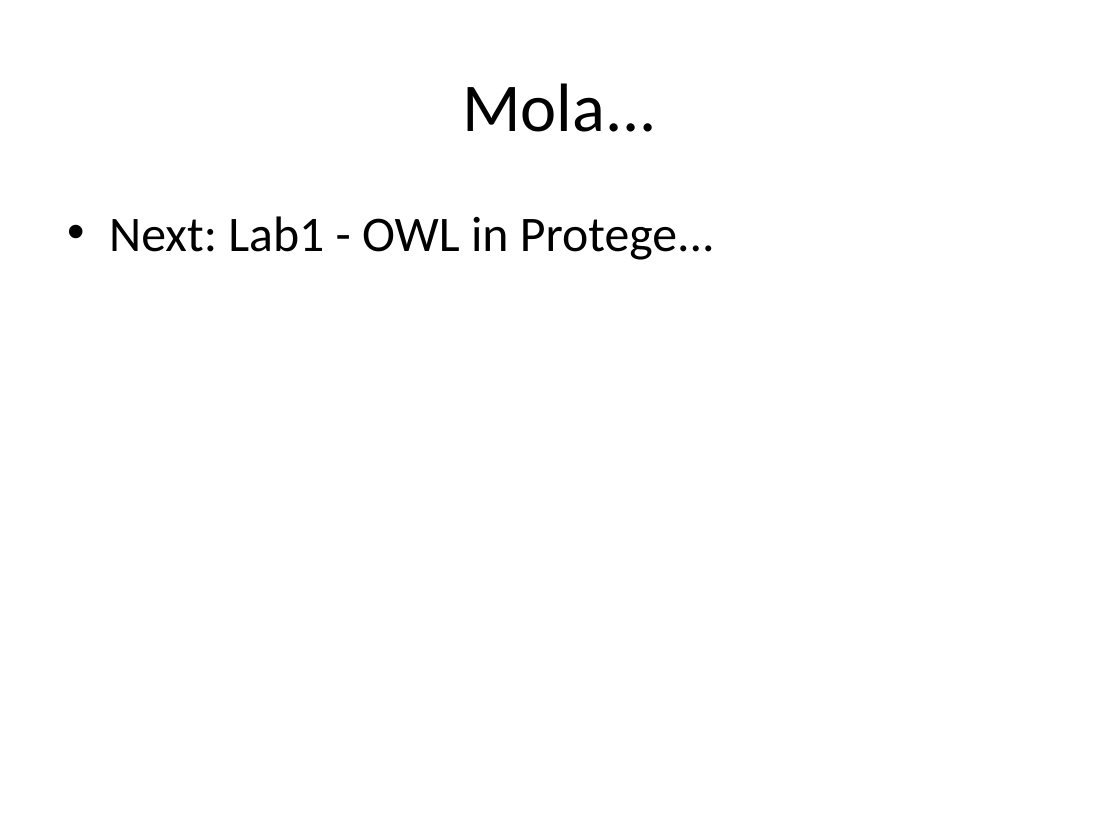
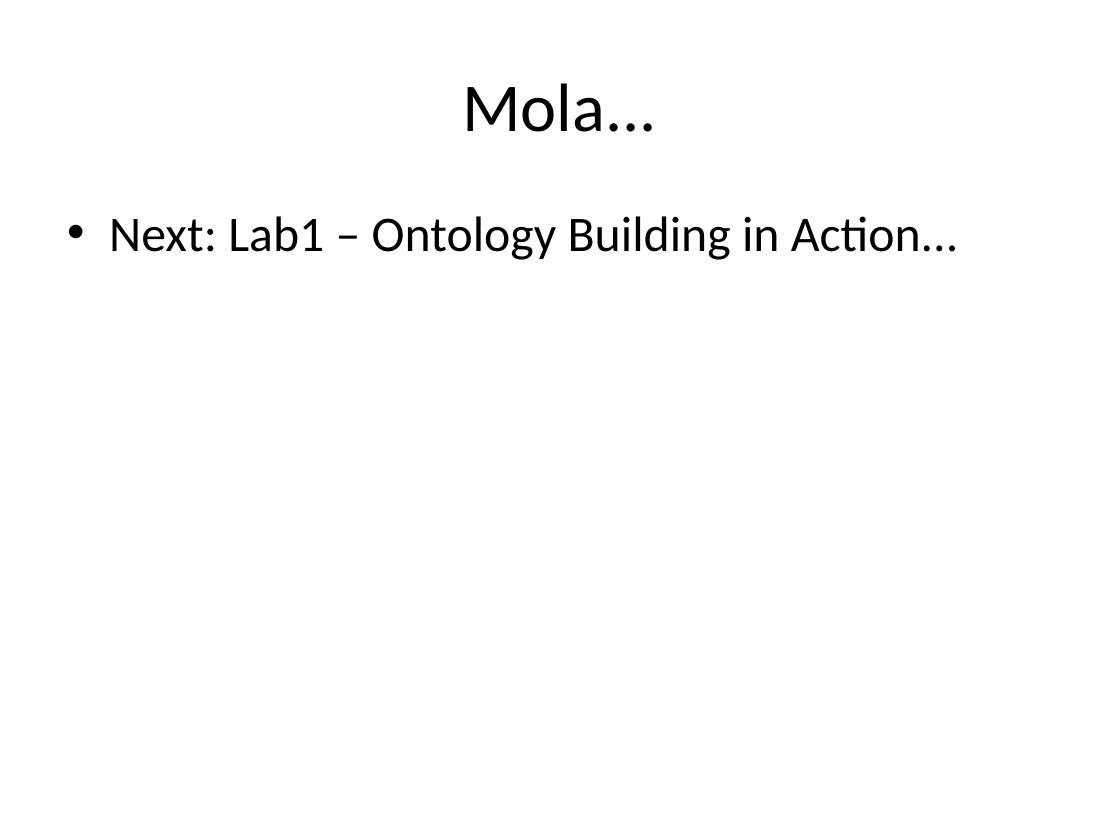
Before and after one commit to selminessrine/faculty-semweb, a slide deck: slide 42 of doc/workshop/WS2-Ontologies.pptx. Drawn at 1120x840 pixels with LibreOffice and Linux fonts; fonts in the diff are those of the drawing. Boxes give left, top, right and bottom in pixels: in the first picture for what was removed or moved away, otherwise in the second. Text is boxed around its words. In the diff, an @@ line names an element or a change of style, - is before the commit and + after.

```diff
--- a/doc/workshop/WS2-Ontologies.pptx
+++ b/doc/workshop/WS2-Ontologies.pptx
@@ text at (x1=109, y1=216, x2=959, y2=260): text changed @@
-• Next: Lab1 - OWL in Protege...
+• Next: Lab1 – Ontology Building in Action...
```
Also in this commit, not shown: 3 other slides changed, 3 other files.
